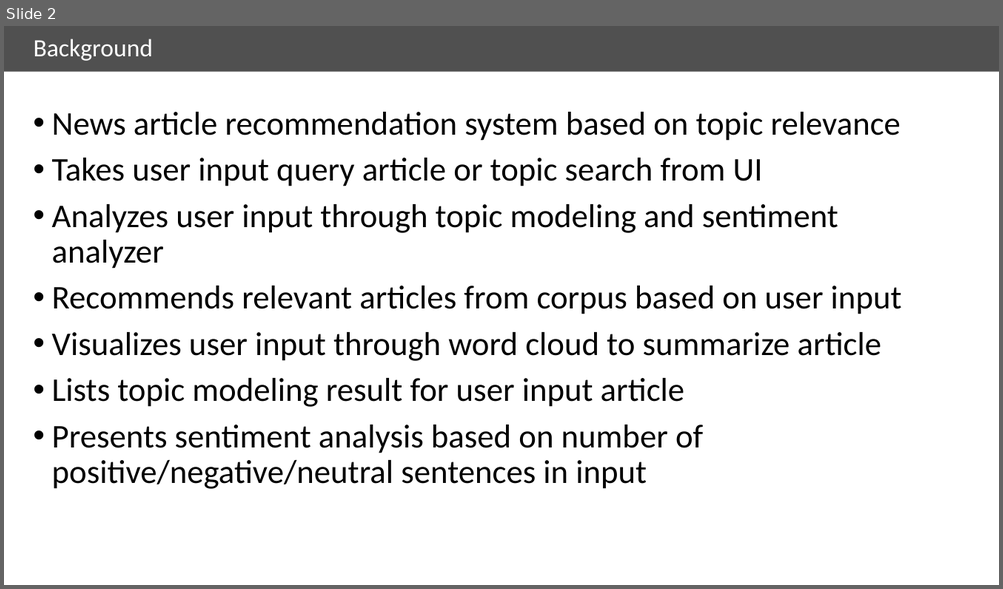
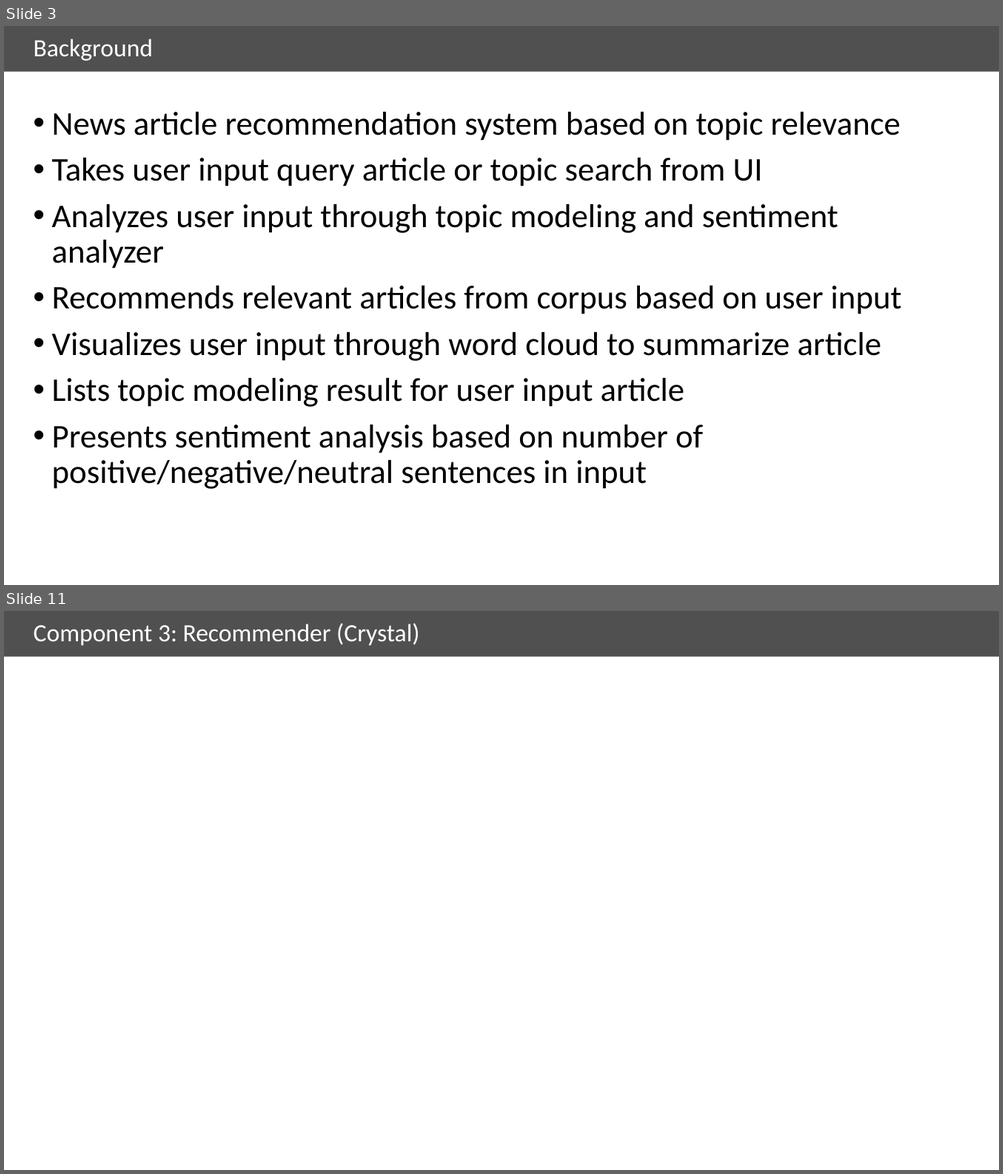
Before and after one commit to ryanbae89/news_analyzer, a slide deck: doc/Final_presentation_v1.pptx. Shown one above the other, each under a label of ours: slide 2 before the commit, slides 3 and 11 after it; the slides between them are not shown. The pictures are 1003x589 and 1003x1174 pixels, drawn with LibreOffice and Linux fonts; fonts in the diff are those of the drawing. Boxes give left, top, right and bottom in pixels: in the first picture for what was removed or moved away, otherwise in the second. Text is boxed around its words. In the diff, an @@ line names an element or a change of style, - is before the commit and + after.

```diff
--- a/doc/Final_presentation_v1.pptx
+++ b/doc/Final_presentation_v1.pptx
@@ slide 11 added at (x1=4, y1=611, x2=999, y2=1170), background #FFFFFF; not listed: 1 template element that a slide beside it also shows @@
@@ title added at (x1=34, y1=623, x2=419, y2=646), 24 pt, text #FFFFFF @@
+Component 3: Recommender (Crystal)
@@ what was slide 2 is now slide 3 @@
```
Also in this commit, not shown: 4 slides changed, 10 other slides added, 3 slides removed, 6 other files.
